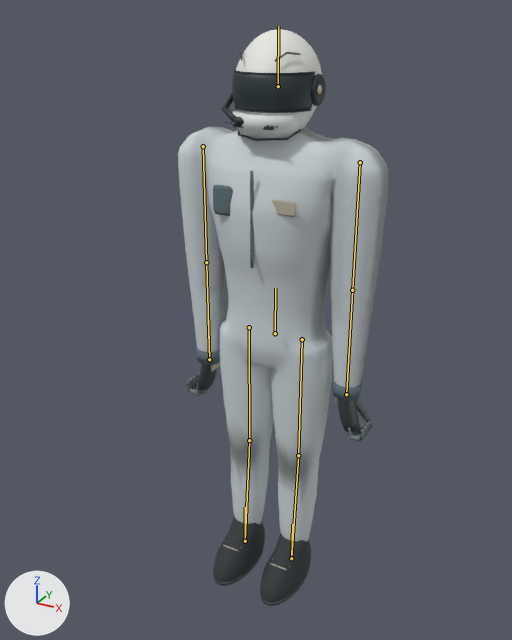
One commit to the Blender file scripts/crew-performance.blend: the scene before it, then after it.
One viewpoint serves both versions: a 50 mm camera at (0.912, -1.782, 1.802) aimed at (0.003, -0.129, 0.976). The axes (+X, +Y, +Z) are drawn at lower left. The lights are the same throughout. The picture after the commit comes second. The bones that bend it are drawn over the model as lines.

In view in the first picture: 'Preview helmet', 'Preview left glove', 'Preview right glove', 'suit_near'.
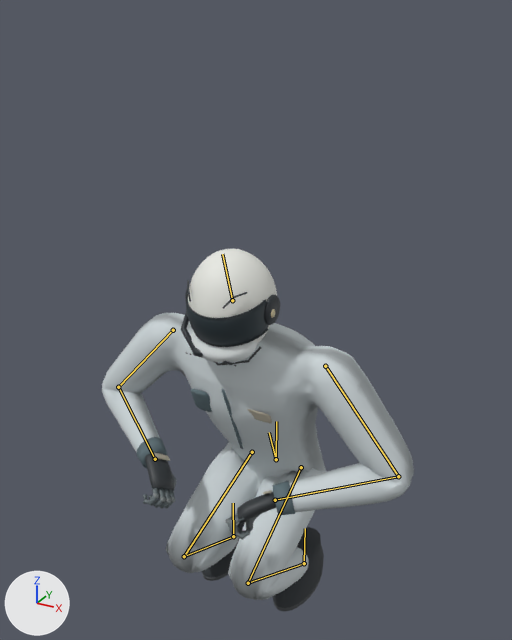
The newer file adds an action. The first version stands in its rest pose; the second is drawn at frame 54 of the action 'tyre_install'.

Boxes [x1, y1, x2, y2] around the edits, measured in the pictures (512 x 640 px):
```json
{"object": "suit_near", "change": "posed", "before": [178, 127, 389, 606], "after": [102, 313, 414, 611], "on screen": "48% wider, 38% shorter"}
{"object": "Preview helmet", "change": "posed", "before": [222, 29, 326, 141], "after": [181, 248, 280, 366]}
{"object": "Preview right glove", "change": "posed", "before": [335, 398, 373, 442], "after": [226, 490, 276, 540]}
{"object": "Preview left glove", "change": "posed", "before": [185, 362, 220, 396], "after": [143, 453, 177, 509]}
{"bone": "pelvis", "before": "(275, 333) to (275, 288)", "after": "(276, 459) to (276, 421)"}
{"bone": "chest", "before": "(275, 333) to (275, 288)", "after": "(276, 459) to (269, 432)"}
{"bone": "upper_L", "before": "(203, 146) to (206, 262)", "after": "(173, 330) to (118, 387)"}
{"bone": "fore_L", "before": "(206, 262) to (209, 359)", "after": "(118, 387) to (155, 459)"}
{"bone": "upper_R", "before": "(360, 162) to (352, 290)", "after": "(325, 366) to (398, 476)"}
{"bone": "fore_R", "before": "(352, 290) to (346, 394)", "after": "(398, 476) to (275, 500)"}
{"bone": "thigh_L", "before": "(249, 327) to (249, 440)", "after": "(252, 452) to (184, 556)"}
{"bone": "shin_L", "before": "(249, 440) to (245, 541)", "after": "(184, 556) to (233, 536)"}
{"bone": "boot_L", "before": "(245, 541) to (245, 507)", "after": "(233, 536) to (233, 503)"}
{"bone": "thigh_R", "before": "(302, 339) to (298, 455)", "after": "(301, 467) to (248, 583)"}
{"bone": "shin_R", "before": "(298, 455) to (291, 558)", "after": "(248, 583) to (304, 563)"}
{"bone": "boot_R", "before": "(291, 558) to (292, 524)", "after": "(304, 563) to (305, 528)"}
```

Scene script edits in JSON lines:
```json
{"block": "bone_pelvis", "where": "bone_pelvis = bpy.data.objects['CrewPerformance'].pose.bones['pelvis']"}
{"op": "set", "path": "bone_pelvis.location", "old": "(0.0, 0.0, 0.0)", "new": "(0.01, -0.464, 0.0)"}
{"block": "bone_chest", "where": "bone_chest = bpy.data.objects['CrewPerformance'].pose.bones['chest']  # child of 'pelvis'"}
{"op": "set", "path": "bone_chest.rotation_quaternion", "old": "(1.0, 0.0, 0.0, 0.0)", "new": "(0.981, 0.194, 0.007, -0.001)", "note": "degrees (0, 0, 0) -> degrees (22, 1, 0)"}
{"block": "bone_upper_l", "where": "bone_upper_l = bpy.data.objects['CrewPerformance'].pose.bones['upper_L']  # child of 'chest'"}
{"op": "set", "path": "bone_upper_l.rotation_quaternion", "old": "(1.0, 0.0, 0.0, 0.0)", "new": "(0.919, -0.155, 0.077, 0.355)", "note": "degrees (0, 0, 0) -> degrees (-14, 15, 40)"}
{"block": "bone_fore_l", "where": "bone_fore_l = bpy.data.objects['CrewPerformance'].pose.bones['fore_L']  # child of 'upper_L'"}
{"op": "set", "path": "bone_fore_l.rotation_quaternion", "old": "(1.0, 0.0, 0.0, 0.0)", "new": "(0.537, -0.337, 0.112, -0.765)", "note": "degrees (0, 0, 0) -> degrees (-36, -23, -102)"}
{"block": "bone_upper_r", "where": "bone_upper_r = bpy.data.objects['CrewPerformance'].pose.bones['upper_R']  # child of 'chest'"}
{"op": "set", "path": "bone_upper_r.rotation_quaternion", "old": "(1.0, 0.0, 0.0, 0.0)", "new": "(0.926, -0.182, -0.057, -0.326)", "note": "degrees (0, 0, 0) -> degrees (-18, -13, -37)"}
{"block": "bone_fore_r", "where": "bone_fore_r = bpy.data.objects['CrewPerformance'].pose.bones['fore_R']  # child of 'upper_R'"}
{"op": "set", "path": "bone_fore_r.rotation_quaternion", "old": "(1.0, 0.0, 0.0, 0.0)", "new": "(0.547, -0.322, -0.11, 0.765)", "note": "degrees (0, 0, 0) -> degrees (-34, 22, 102)"}
{"block": "bone_thigh_l", "where": "bone_thigh_l = bpy.data.objects['CrewPerformance'].pose.bones['thigh_L']  # child of 'pelvis'"}
{"op": "set", "path": "bone_thigh_l.rotation_quaternion", "old": "(1.0, 0.0, 0.0, 0.0)", "new": "(0.831, -0.554, 0.0, 0.037)", "note": "degrees (0, 0, 0) -> degrees (-67, 2, 4)"}
{"block": "bone_shin_l", "where": "bone_shin_l = bpy.data.objects['CrewPerformance'].pose.bones['shin_L']  # child of 'thigh_L'"}
{"op": "set", "path": "bone_shin_l.rotation_quaternion", "old": "(1.0, 0.0, 0.0, 0.0)", "new": "(0.403, 0.914, -0.043, 0.006)", "note": "degrees (0, 0, 0) -> degrees (133, -3, -4)"}
{"block": "bone_boot_l", "where": "bone_boot_l = bpy.data.objects['CrewPerformance'].pose.bones['boot_L']  # child of 'shin_L'"}
{"op": "set", "path": "bone_boot_l.rotation_quaternion", "old": "(1.0, 0.0, 0.0, 0.0)", "new": "(0.842, -0.538, 0.004, 0.047)", "note": "degrees (0, 0, 0) -> degrees (-65, 3, 4)"}
{"block": "bone_thigh_r", "where": "bone_thigh_r = bpy.data.objects['CrewPerformance'].pose.bones['thigh_R']  # child of 'pelvis'"}
{"op": "set", "path": "bone_thigh_r.rotation_quaternion", "old": "(1.0, 0.0, 0.0, 0.0)", "new": "(0.831, -0.556, 0.0, -0.024)", "note": "degrees (0, 0, 0) -> degrees (-67, -2, -2)"}
{"block": "bone_shin_r", "where": "bone_shin_r = bpy.data.objects['CrewPerformance'].pose.bones['shin_R']  # child of 'thigh_R'"}
{"op": "set", "path": "bone_shin_r.rotation_quaternion", "old": "(1.0, 0.0, 0.0, 0.0)", "new": "(0.401, 0.916, 0.028, -0.004)", "note": "degrees (0, 0, 0) -> degrees (133, 2, 3)"}
{"block": "bone_boot_r", "where": "bone_boot_r = bpy.data.objects['CrewPerformance'].pose.bones['boot_R']  # child of 'shin_R'"}
{"op": "set", "path": "bone_boot_r.rotation_quaternion", "old": "(1.0, 0.0, 0.0, 0.0)", "new": "(0.842, -0.539, -0.003, -0.031)", "note": "degrees (0, 0, 0) -> degrees (-65, -2, -3)"}
```
